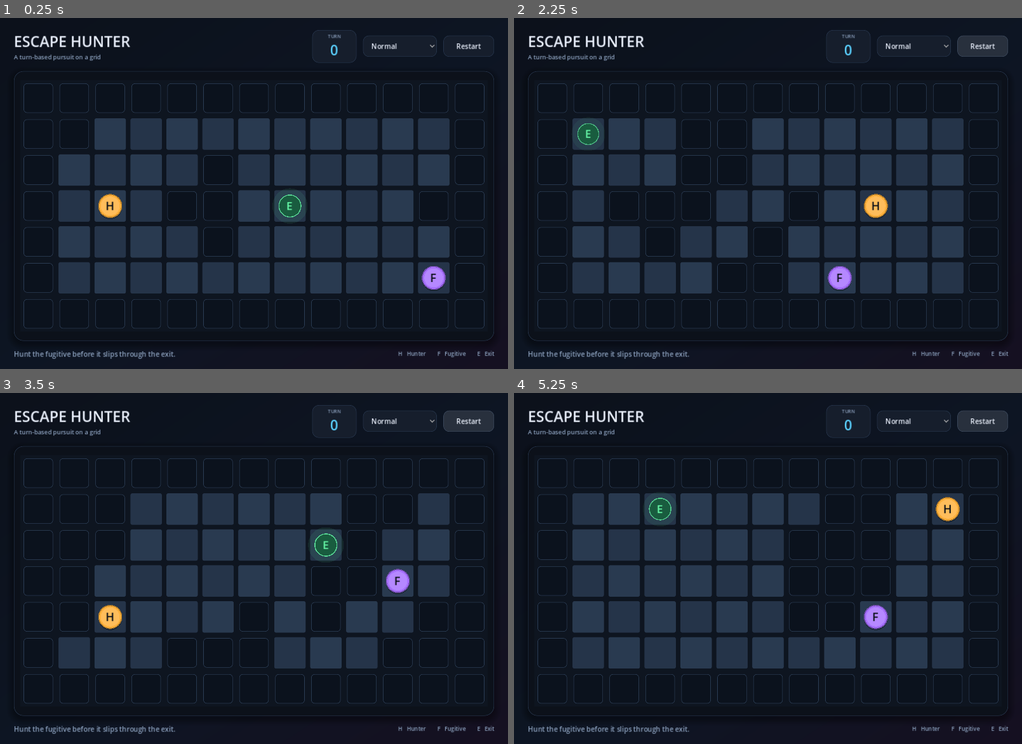
Above: before the commit, frames 1-4 (two rows, left to right).
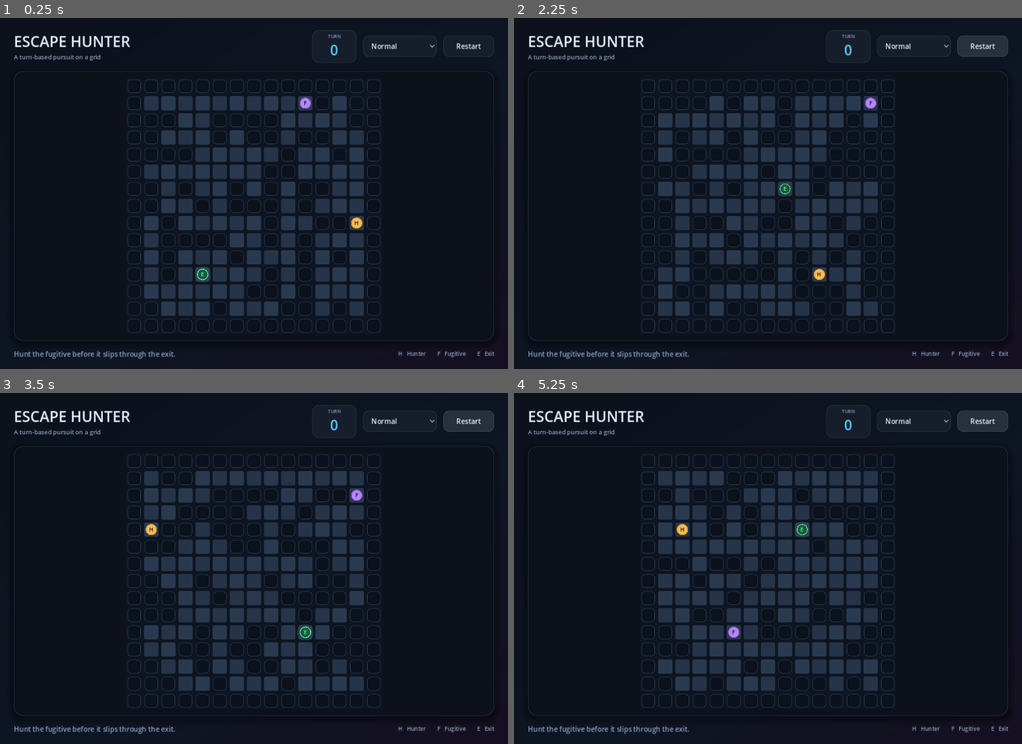
Above: after the commit, the same moments.

Repository: jam1357911/escape-hunter
Game: Godot game, scene res://scenes/main.tscn
Same seed, same stepped clock (60 frames per second), same inputs: the game is played once before the commit and once after it.
Inputs:
- Up to frame 1 (0.25 s): no input
- Up to frame 2 (2.25 s): click "Normal" at 0.5 s; click "Normal" at 1.25 s; click "Restart" at 2 s
- Up to frame 3 (3.5 s): click "Restart" at 2.75 s
- Up to frame 4 (5.25 s): click "Restart" at 3.5 s; tap Enter at 4.25 s; hold Right 4.28-5.03 s; tap R at 4.35, 5.1 s; tap Space at 5 s; hold Down from 5.03 s (still down)

The runs differ from the first frame. In frame 1, 28% of the frame differs, in the area x 4-96%, y 17-90%; in frame 2, 28%; in frame 3, 24%; in frame 4, 29%.

Commit message:
change layout

Diff:
--- a/scripts/fugitive_ai.gd
+++ b/scripts/fugitive_ai.gd
@@ -28,6 +28,9 @@
 const UNREACHABLE := 1 << 20
 const RECENT_MEMORY := 4
 
+## Turns until each tier stops dodging and commits to the exit.
+const URGENCY_TURNS := [8, 14, 20, 30]
+
 var difficulty := Difficulty.NORMAL
 
 ## Tiles the fugitive recently left, used to break chase loops.
@@ -55,7 +58,7 @@
 	# The hunter's tile is treated as blocked: stepping onto it is capture.
 	var blocked: Array[Vector2i] = [hunter]
 	var exit_field := pathfinder.distances_from(grid, grid.exits, blocked)
-	var urgency := clampf(float(turn) / 20.0, 0.0, 1.0)
+	var urgency := clampf(float(turn) / float(URGENCY_TURNS[difficulty]), 0.0, 1.0)
 
 	var choice: Vector2i
 	match difficulty:
--- a/scripts/game_manager.gd
+++ b/scripts/game_manager.gd
@@ -14,8 +14,9 @@
 enum State { IDLE, PLAYER_TURN, FUGITIVE_TURN, GAME_OVER }
 enum Outcome { NONE, HUNTER_WINS, FUGITIVE_WINS }
 
-const GRID_SIZE := Vector2i(13, 7)
+const GRID_SIZE := Vector2i(15, 15)
 const TURN_DELAY := 0.18 ## Seconds the fugitive "thinks" before it moves.
+const REST_INTERVAL := 5 ## The fugitive loses every fifth turn to exhaustion.
 
 @onready var board: BoardView = %Board
 @onready var hud: GameHUD = %HUD
@@ -50,8 +51,7 @@
 	grid = GridManager.new(GRID_SIZE)
 	var spawns := MapGenerator.generate(grid, rng)
 	hunter_cell = spawns.get("hunter", Vector2i(1, 1))
-	fugitive_cell = spawns.get("fugitive", Vector2i(GRID_SIZE.x - 2, GRID_SIZE.y - 2))
-
+	fugitive_cell = spawns.get("fugitive", Vector2i(8, 11))
 	player.cell = hunter_cell
 	fugitive_ai.reset()
 	turn_count = 0
@@ -89,6 +89,13 @@
 	var token := _run_token
 	await get_tree().create_timer(TURN_DELAY).timeout
 	if token != _run_token or state != State.FUGITIVE_TURN:
+		return
+
+	# Every fifth turn the fugitive runs out of steam. Without this a perfect
+	# evader can circle a loop forever at equal speed.
+	if turn_count > 0 and turn_count % REST_INTERVAL == 0:
+		state = State.PLAYER_TURN
+		hud.set_status("The fugitive is exhausted and loses a turn.")
 		return
 
 	fugitive_cell = fugitive_ai.choose_move(grid, pathfinder, hunter_cell, fugitive_cell, turn_count)
--- a/scripts/grid_manager.gd
+++ b/scripts/grid_manager.gd
@@ -12,13 +12,13 @@
 	Vector2i.UP, Vector2i.RIGHT, Vector2i.DOWN, Vector2i.LEFT,
 ]
 
-var size := Vector2i(13, 7)
+var size := Vector2i(15, 15)
 var exits: Array[Vector2i] = []
 
 var _tiles: Array = []
 
 
-func _init(grid_size := Vector2i(13, 7)) -> void:
+func _init(grid_size := Vector2i(15, 15)) -> void:
 	size = grid_size
 	reset()
 
--- a/scripts/map_generator.gd
+++ b/scripts/map_generator.gd
@@ -2,30 +2,41 @@
 extends RefCounted
 ## Builds random, always-solvable levels.
 ##
-## Walls are carved with a few short random walks, then the layout is
-## validated (connected and open enough) before the hunter, the fugitive and
-## the exit are placed far enough apart to make the chase interesting.
+## The board is filled with roughly 40% walls, then every disconnected pocket
+## is joined to the main region by carving a 4-neighbour tunnel. That keeps the
+## maze dense while guaranteeing the hunter, the fugitive and the exit can
+## always reach each other.
+##
+## Spawns are placed so the hunter starts on the exit side of the fugitive:
+## cutting the fugitive off is a real plan instead of a hopeless race.
 
 const MAX_ATTEMPTS := 60
-const MIN_OPEN_CELLS := 26
-const MIN_HUNTER_EXIT_DISTANCE := 4
-const MIN_HUNTER_FUGITIVE_DISTANCE := 5
-const MIN_FUGITIVE_EXIT_DISTANCE := 5
+const WALL_DENSITY := 0.4
+const MIN_OPEN_CELLS := 85
+const MIN_HUNTER_EXIT_DISTANCE := 6
+const MIN_HUNTER_FUGITIVE_DISTANCE := 8
+const MIN_FUGITIVE_EXIT_DISTANCE := 8
 
-## Deterministic map used if random generation somehow fails every attempt.
 const FALLBACK_LAYOUT := [
-	"#############",
-	"#H.........E#",
-	"#...........#",
-	"#....##.....#",
-	"#...........#",
-	"#.....F.....#",
-	"#############",
+	"###############",
+	"#H...........E#",
+	"#.............#",
+	"#....##.......#",
+	"#.............#",
+	"#.......##....#",
+	"#.............#",
+	"#.....#.......#",
+	"#.............#",
+	"#..##.........#",
+	"#.............#",
+	"#.......F.....#",
+	"#.............#",
+	"#.............#",
+	"###############",
 ]
 
 
 static func generate(grid: GridManager, rng: RandomNumberGenerator) -> Dictionary:
-	## Fills [param grid] and returns `{"hunter": Vector2i, "fugitive": Vector2i}`.
 	for _attempt in MAX_ATTEMPTS:
 		_carve(grid, rng)
 		if not _is_playable(grid):
@@ -38,24 +49,68 @@
 
 static func _carve(grid: GridManager, rng: RandomNumberGenerator) -> void:
 	grid.reset()
-	var interior := grid.interior_cells()
+	for cell in grid.interior_cells():
+		if rng.randf() < WALL_DENSITY:
+			grid.set_tile(cell, GridManager.Tile.WALL)
+	_connect(grid)
 
-	# Short random walks read as natural wall clusters instead of noise.
-	for _walker in rng.randi_range(3, 4):
-		var cell: Vector2i = interior[rng.randi_range(0, interior.size() - 1)]
-		for _step in rng.randi_range(4, 7):
-			if grid.is_interior(cell):
-				grid.set_tile(cell, GridManager.Tile.WALL)
-			var direction: Vector2i = GridManager.CARDINAL_DIRECTIONS[rng.randi_range(0, 3)]
-			cell += direction
 
-	# A few loose pillars break up the long open corridors.
-	for _pillar in 6:
-		if rng.randf() >= 0.07:
-			continue
-		var pillar: Vector2i = interior[rng.randi_range(0, interior.size() - 1)]
-		if grid.is_interior(pillar):
-			grid.set_tile(pillar, GridManager.Tile.WALL)
+static func _connect(grid: GridManager) -> void:
+	## Tunnels 4-connected paths from the main region to the next orphaned tile.
+	for _pass in 400:
+		var open_cells := grid.walkable_cells()
+		if open_cells.is_empty():
+			return
+
+		var main := {}
+		main[open_cells[0]] = true
+		var flood: Array[Vector2i] = [open_cells[0]]
+		while not flood.is_empty():
+			var cell: Vector2i = flood.pop_back()
+			for neighbour in grid.walkable_neighbors(cell):
+				if main.has(neighbour):
+					continue
+				main[neighbour] = true
+				flood.append(neighbour)
+
+		var orphan := Vector2i(-1, -1)
+		for cell in open_cells:
+			if not main.has(cell):
+				orphan = cell
+				break
+		if orphan == Vector2i(-1, -1):
+			return
+
+		var previous := {}
+		var queue: Array[Vector2i] = []
+		for cell in main:
+			var start: Vector2i = cell
+			previous[start] = Vector2i(-1, -1)
+			queue.append(start)
+
+		var target := Vector2i(-1, -1)
+		var head := 0
+		while head < queue.size() and target == Vector2i(-1, -1):
+			var current: Vector2i = queue[head]
+			head += 1
+			for direction in GridManager.CARDINAL_DIRECTIONS:
+				var next: Vector2i = current + direction
+				if not grid.is_interior(next) or previous.has(next):
+					continue
+				previous[next] = current
+				queue.append(next)
+				if next == orphan:
+					target = next
+					break
+
+		if target == Vector2i(-1, -1):
+			return
+
+		var cursor := target
+		while cursor != Vector2i(-1, -1):
+			if grid.is_wall(cursor):
+				grid.set_tile(cursor, GridManager.Tile.FLOOR)
+			cursor = previous[cursor]
 
 
 static func _is_playable(grid: GridManager) -> bool:
@@ -63,11 +118,9 @@
 	if open_cells.size() < MIN_OPEN_CELLS:
 		return false
 
-	# Every floor tile must belong to the same region, otherwise a spawn or the
-	# exit could end up sealed inside a pocket.
 	var seen := {}
+	seen[open_cells[0]] = true
 	var frontier: Array[Vector2i] = [open_cells[0]]
-	seen[open_cells[0]] = true
 	while not frontier.is_empty():
 		var cell: Vector2i = frontier.pop_back()
 		for neighbour in grid.walkable_neighbors(cell):
@@ -85,7 +138,6 @@
 
 	var hunter: Vector2i = _pick(open_cells, rng)
 
-	# The exit must be a real trek away from the hunter's starting tile.
 	var exit_options: Array[Vector2i] = []
 	for cell in open_cells:
 		if cell != hunter and GridManager.manhattan(cell, hunter) >= MIN_HUNTER_EXIT_DISTANCE:
@@ -95,13 +147,11 @@
 	var exit_cell: Vector2i = _pick(exit_options, rng)
 	grid.set_tile(exit_cell, GridManager.Tile.EXIT)
 
-	# Progressively relax the spawn spacing so generation never gives up on a
-	# cramped but otherwise valid map. The strict pass also requires the hunter
-	# to start closer to the exit than the fugitive, which makes cutting the
-	# fugitive off a real plan instead of a hopeless race.
+	# Relax the spacing so a cramped map still gets a spawn. The strict pass
+	# also requires the hunter to be nearer the exit than the fugitive.
 	for attempt in 3:
-		var hunter_gap := maxi(3, MIN_HUNTER_FUGITIVE_DISTANCE - attempt * 2)
-		var exit_gap := maxi(2, MIN_FUGITIVE_EXIT_DISTANCE - attempt * 2)
+		var hunter_gap := maxi(4, MIN_HUNTER_FUGITIVE_DISTANCE - attempt * 2)
+		var exit_gap := maxi(3, MIN_FUGITIVE_EXIT_DISTANCE - attempt * 2)
 		var candidates: Array[Vector2i] = []
 		for cell in open_cells:
 			if cell == hunter or cell == exit_cell:
@@ -127,7 +177,7 @@
 static func _fallback(grid: GridManager) -> Dictionary:
 	var spawns := grid.load_layout(FALLBACK_LAYOUT)
 	if spawns.is_empty() or spawns["hunter"] == Vector2i(-1, -1) or spawns["fugitive"] == Vector2i(-1, -1):
-		return {"hunter": Vector2i(1, 1), "fugitive": Vector2i(6, 5)}
+		return {"hunter": Vector2i(1, 1), "fugitive": Vector2i(8, 11)}
 	return spawns
 
 
--- a/tests/smoke_test.gd
+++ b/tests/smoke_test.gd
@@ -39,12 +39,12 @@
 	print("Layout parsing")
 	var grid := GridManager.new()
 	var spawns := grid.load_layout(MapGenerator.FALLBACK_LAYOUT)
-	_check(grid.size == Vector2i(13, 7), "layout sets the grid size")
+	_check(grid.size == Vector2i(15, 15), "layout sets the grid size")
 	_check(spawns["hunter"] == Vector2i(1, 1), "hunter spawn is parsed")
-	_check(spawns["fugitive"] == Vector2i(6, 5), "fugitive spawn is parsed")
-	_check(grid.exits.size() == 1 and grid.exits[0] == Vector2i(11, 1), "exit is parsed")
+	_check(spawns["fugitive"] == Vector2i(8, 11), "fugitive spawn is parsed")
+	_check(grid.exits.size() == 1 and grid.exits[0] == Vector2i(13, 1), "exit is parsed")
 	_check(not grid.is_walkable(Vector2i(0, 0)), "the border is solid")
-	_check(grid.is_walkable(Vector2i(6, 5)), "floor is walkable")
+	_check(grid.is_walkable(Vector2i(8, 11)), "floor is walkable")
 
 
 func _test_pathfinding() -> void:
@@ -80,7 +80,7 @@
 	var broken := 0
 	for index in 150:
 		rng.seed = index * 7919 + 13
-		var grid := GridManager.new(Vector2i(13, 7))
+		var grid := GridManager.new(Vector2i(15, 15))
 		var spawns := MapGenerator.generate(grid, rng)
 		var hunter: Vector2i = spawns.get("hunter", Vector2i(-1, -1))
 		var fugitive: Vector2i = spawns.get("fugitive", Vector2i(-1, -1))
Binary file removed: docs/screenshot-result.png
Binary file changed: docs/screenshot-web-result.png
Binary file changed: docs/screenshot-web.png
Binary file changed: docs/screenshot.png
